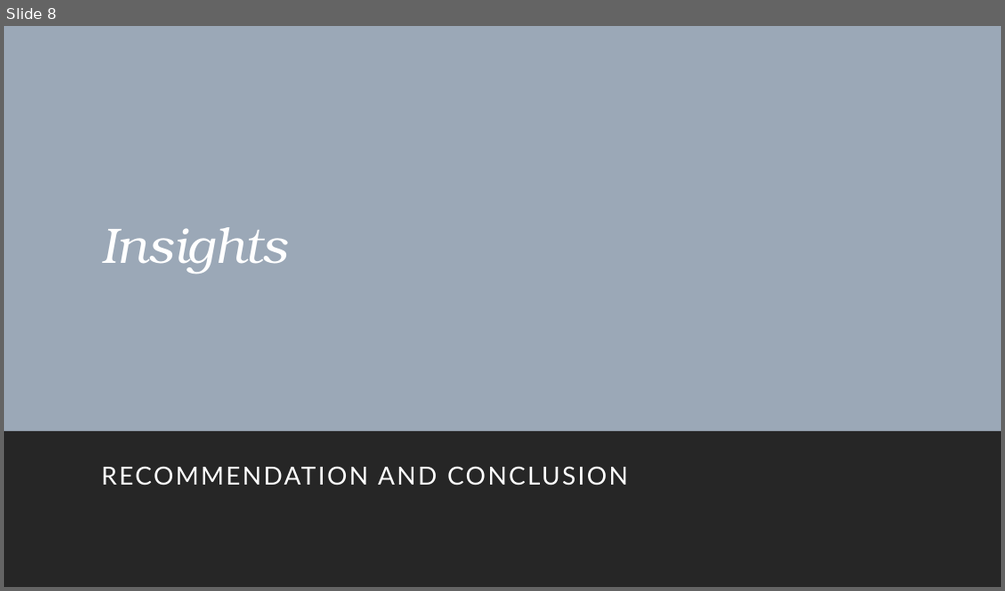
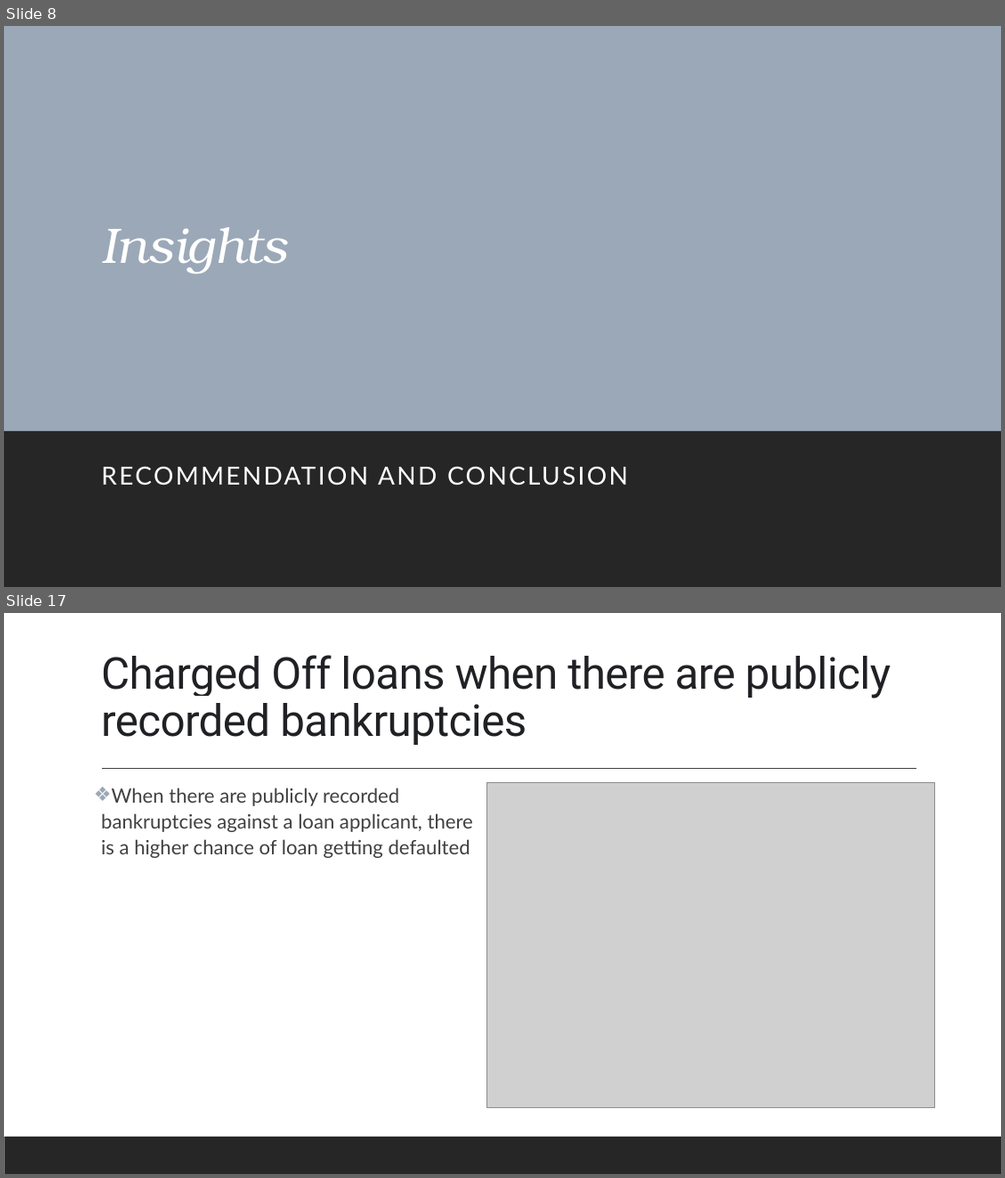
Before and after one commit to vidhyadharpandit/LendingClubCaseStudy, a slide deck: LendingClubCaseStudy-Presentation.pptx. Shown one above the other, each under a label of ours: slide 8 before the commit, slides 8 and 17 after it; the slides between them are not shown. The pictures are 1005x591 and 1005x1178 pixels, drawn with LibreOffice and Linux fonts; fonts in the diff are those of the drawing; grey boxes stand for pictures. Boxes give left, top, right and bottom in pixels: in the first picture for what was removed or moved away, otherwise in the second. Text is boxed around its words. In the diff, an @@ line names an element or a change of style, - is before the commit and + after.

```diff
--- a/LendingClubCaseStudy-Presentation.pptx
+++ b/LendingClubCaseStudy-Presentation.pptx
@@ slide 17 added at bbox=[4, 613, 1001, 1174], background #FFFFFF; not listed: 1 template element that a slide beside it also shows @@
@@ title added at bbox=[101, 655, 890, 745], 42.3 pt, text #202124 @@
+Charged Off loans when there are publicly recorded bankruptcies
@@ line added from (102, 769) to (917, 769), #404040 1 pt @@
@@ text added at bbox=[101, 787, 473, 858], 19 pt, text #404040 @@
+❖ When there are publicly recorded bankruptcies against a loan applicant, there is a higher chance of loan getting defaulted
@@ picture added at bbox=[486, 782, 934, 1107] @@
```
Also in this commit, not shown: 12 slides changed, 2 other slides added, 5 slides removed, 2 other files.
